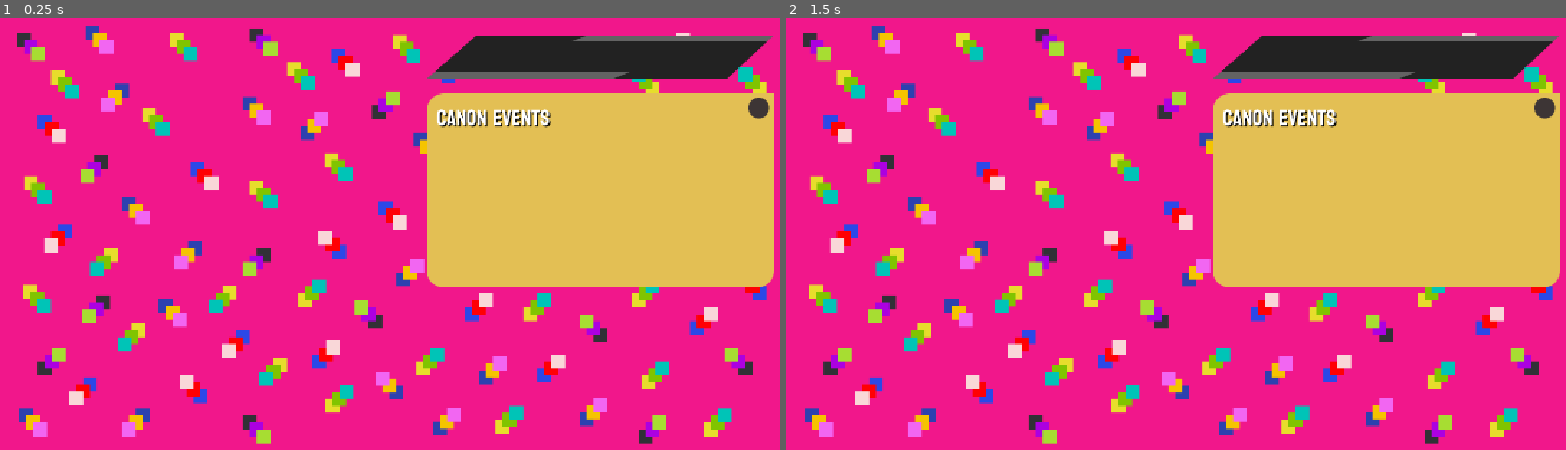
Above: before the commit, frames 1-2 (left to right).
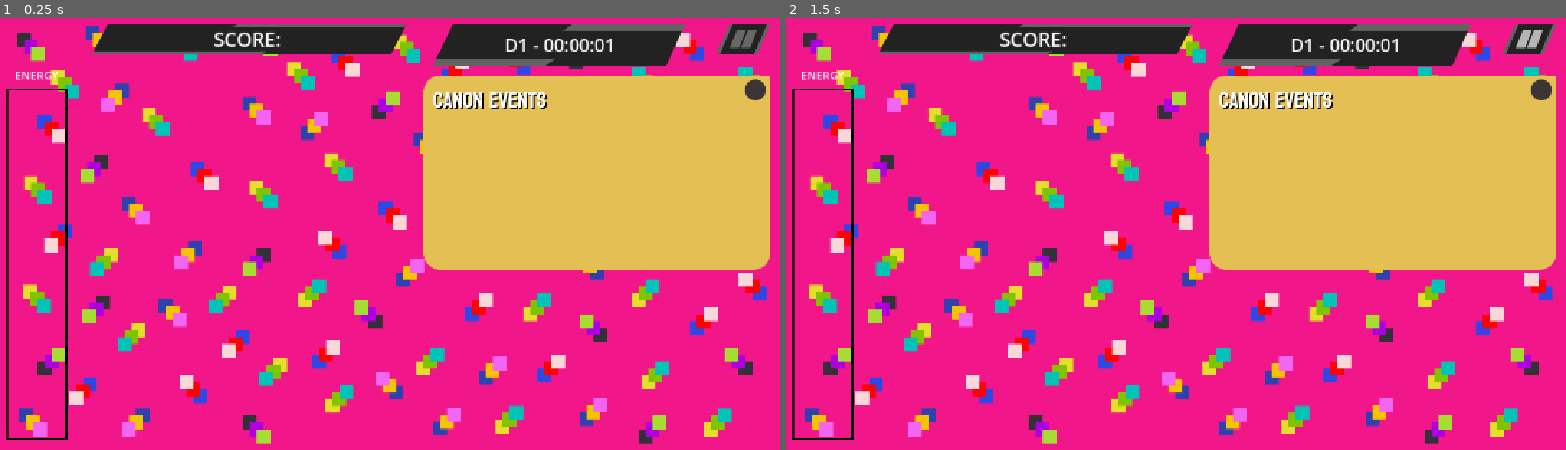
Above: after the commit, the same moments.

Repository: shi-reker/ScrollMaxxer
Game: Godot game, scene res://Scenes/main.tscn
Two runs of this game, one before a commit and one after it. Both use one fixed random seed, a clock stepped at 60 frames per second and the inputs below.
Inputs (mouse positions are in pixels of both pictures, inside the frame that each line leads up to):
- Up to frame 1 (0.25 s): no input
- Up to frame 2 (1.5 s): click (1527, 39) at 0.52 s; tap Enter at 1.25 s

The runs differ from the first frame. In frame 1, 12% of the frame differs, in the area x 0-100%, y 1-98%; in frame 2, 12%.

Commit message:
more ui

Diff:
--- a/Scenes/main.tscn
+++ b/Scenes/main.tscn
@@ -1,8 +1,25 @@
 [gd_scene format=3 uid="uid://drlkwkkmqxltw"]
 
-[ext_resource type="Texture2D" uid="uid://cb117cfpp711r" path="res://Assets/bg.png" id="1_jjgbg"]
-[ext_resource type="Texture2D" uid="uid://1mra7sxu7xoo" path="res://Assets/day counter.png" id="2_8gbba"]
-[ext_resource type="Texture2D" uid="uid://c1sb1m51vcy46" path="res://Assets/todo list.png" id="2_bo1nx"]
+[ext_resource type="Texture2D" uid="uid://cb117cfpp711r" path="res://assets/bg.png" id="1_8gbba"]
+[ext_resource type="Texture2D" uid="uid://b42bvx5casoii" path="res://assets/UI/time display.png" id="2_8gbba"]
+[ext_resource type="Texture2D" uid="uid://dguitcytixnqs" path="res://assets/UI/buttons/pause button idle.png" id="3_21xkr"]
+[ext_resource type="Texture2D" uid="uid://c1sb1m51vcy46" path="res://assets/UI/todo list.png" id="3_kry3j"]
+[ext_resource type="Texture2D" uid="uid://dmis4cubkd2gt" path="res://assets/UI/buttons/pause button pressed.png" id="4_6bp64"]
+[ext_resource type="Texture2D" uid="uid://b3p4uvsewasng" path="res://assets/UI/buttons/pause button hover.png" id="5_344ge"]
+[ext_resource type="Texture2D" uid="uid://bdvm0fgepwchw" path="res://assets/UI/energy bar.png" id="7_344ge"]
+[ext_resource type="Texture2D" uid="uid://b634dd6vetnnr" path="res://assets/UI/score display.png" id="8_ynf5e"]
+
+[sub_resource type="SystemFont" id="SystemFont_c53bp"]
+
+[sub_resource type="LabelSettings" id="LabelSettings_53qbn"]
+font = SubResource("SystemFont_c53bp")
+font_size = 28
+
+[sub_resource type="SystemFont" id="SystemFont_pkeh2"]
+
+[sub_resource type="LabelSettings" id="LabelSettings_y8knx"]
+font = SubResource("SystemFont_pkeh2")
+font_size = 26
 
 [node name="Main" type="Node2D" unique_id=1606289912]
 
@@ -17,31 +34,90 @@
 anchor_bottom = 1.0
 grow_horizontal = 2
 grow_vertical = 2
-texture = ExtResource("1_jjgbg")
+texture = ExtResource("1_8gbba")
 
 [node name="UI layer" type="CanvasLayer" parent="BG layer" unique_id=186027742]
 
+[node name="ScoreCounter" type="TextureRect" parent="BG layer/UI layer" unique_id=581782186]
+anchors_preset = -1
+anchor_left = 0.324
+anchor_top = 0.016
+anchor_right = 0.324
+anchor_bottom = 0.016
+offset_left = -226.5
+offset_right = 226.5
+offset_bottom = 44.0
+grow_horizontal = 2
+texture = ExtResource("8_ynf5e")
+
+[node name="ScoreText" type="Label" parent="BG layer/UI layer/ScoreCounter" unique_id=113618652]
+layout_mode = 1
+anchors_preset = 8
+anchor_left = 0.5
+anchor_top = 0.5
+anchor_right = 0.5
+anchor_bottom = 0.5
+offset_left = -51.5
+offset_top = -19.5
+offset_right = 51.5
+offset_bottom = 19.5
+grow_horizontal = 2
+grow_vertical = 2
+text = "Score: "
+label_settings = SubResource("LabelSettings_53qbn")
+uppercase = true
+
 [node name="TimeCounter" type="TextureRect" parent="BG layer/UI layer" unique_id=1091252154]
 anchors_preset = -1
-anchor_left = 0.98
-anchor_top = 0.04
-anchor_right = 0.98
-anchor_bottom = 0.04
-offset_left = -500.0
-offset_bottom = 63.0
+anchor_left = 0.87
+anchor_top = 0.016
+anchor_right = 0.87
+anchor_bottom = 0.016
+offset_left = -364.0
+offset_bottom = 60.0
 grow_horizontal = 0
 texture = ExtResource("2_8gbba")
 
+[node name="Date&TimeText" type="Label" parent="BG layer/UI layer/TimeCounter" unique_id=793510566]
+layout_mode = 1
+anchors_preset = 8
+anchor_left = 0.5
+anchor_top = 0.5
+anchor_right = 0.5
+anchor_bottom = 0.5
+offset_left = -79.5
+offset_top = -18.0
+offset_right = 79.5
+offset_bottom = 18.0
+grow_horizontal = 2
+grow_vertical = 2
+text = "d1 - 00:00:01"
+label_settings = SubResource("LabelSettings_y8knx")
+uppercase = true
+
+[node name="PauseButton" type="TextureButton" parent="BG layer/UI layer" unique_id=1887488849]
+anchors_preset = -1
+anchor_left = 0.976
+anchor_top = 0.016
+anchor_right = 0.976
+anchor_bottom = 0.016
+offset_left = -78.0
+offset_bottom = 44.0
+grow_horizontal = 0
+texture_normal = ExtResource("3_21xkr")
+texture_pressed = ExtResource("4_6bp64")
+texture_hover = ExtResource("5_344ge")
+
 [node name="ToDoList" type="TextureRect" parent="BG layer/UI layer" unique_id=678806263]
 anchors_preset = -1
-anchor_left = 0.98
-anchor_top = 0.17
-anchor_right = 0.98
-anchor_bottom = 0.17
+anchor_left = 0.976
+anchor_top = 0.13
+anchor_right = 0.976
+anchor_bottom = 0.13
 offset_left = -500.0
 offset_bottom = 280.0
 grow_horizontal = 0
-texture = ExtResource("2_bo1nx")
+texture = ExtResource("3_kry3j")
 
 [node name="ReactContainer" type="VBoxContainer" parent="BG layer/UI layer" unique_id=589829460]
 anchors_preset = 8
@@ -60,3 +136,27 @@
 position = Vector2(-556, -304)
 
 [node name="ContentContainer" type="Node2D" parent="BG layer/UI layer" unique_id=89415184]
+
+[node name="EnergyBar" type="TextureRect" parent="BG layer/UI layer" unique_id=1191559593]
+anchors_preset = -1
+anchor_left = 0.02
+anchor_top = 0.55
+anchor_right = 0.02
+anchor_bottom = 0.55
+offset_top = -253.0
+offset_right = 88.0
+offset_bottom = 253.0
+grow_vertical = 2
+texture = ExtResource("7_344ge")
+
+[node name="EnergyLabel" type="Label" parent="BG layer/UI layer/EnergyBar" unique_id=810380507]
+layout_mode = 1
+anchors_preset = -1
+anchor_left = 0.5
+anchor_right = 0.5
+offset_left = -31.0
+offset_top = -31.0
+offset_right = 31.0
+offset_bottom = -8.0
+text = "Energy"
+uppercase = true
Binary file removed: Assets/day counter.png
Binary file added: assets/UI/buttons/pause button hover.png
Not shown, added: assets/UI/buttons/pause button hover.png.import
Binary file added: assets/UI/buttons/pause button idle.png
Not shown, added: assets/UI/buttons/pause button idle.png.import
Binary file added: assets/UI/buttons/pause button pressed.png
Not shown, changed: assets/UI/buttons/pause button pressed.png.import
Binary file added: assets/UI/energy bar.png
Not shown, added: assets/UI/energy bar.png.import
Binary file added: assets/UI/score display.png
Not shown, changed: assets/UI/score display.png.import
Binary file added: assets/UI/time display.png
(and 5 more such lines)
